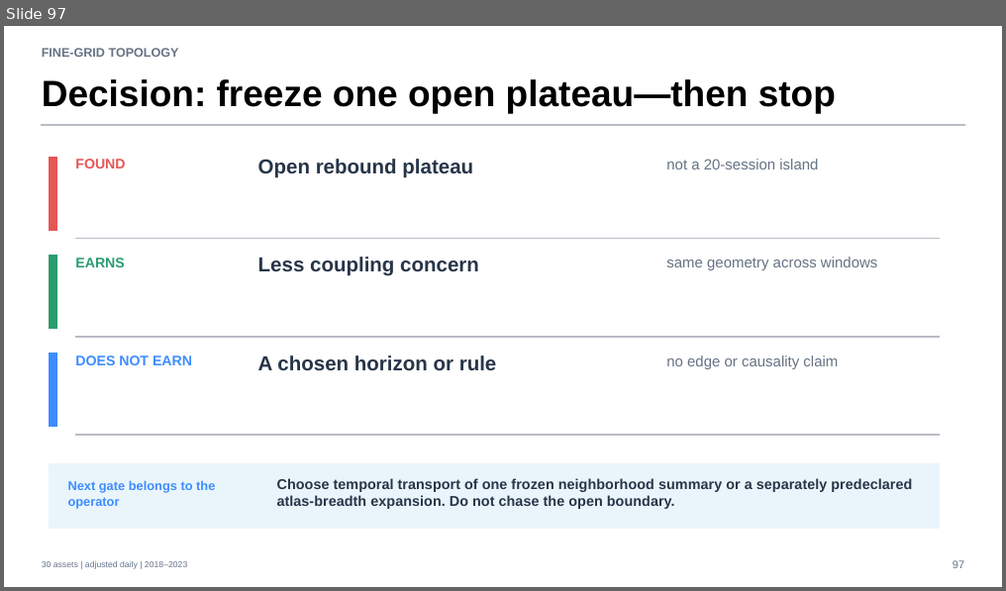
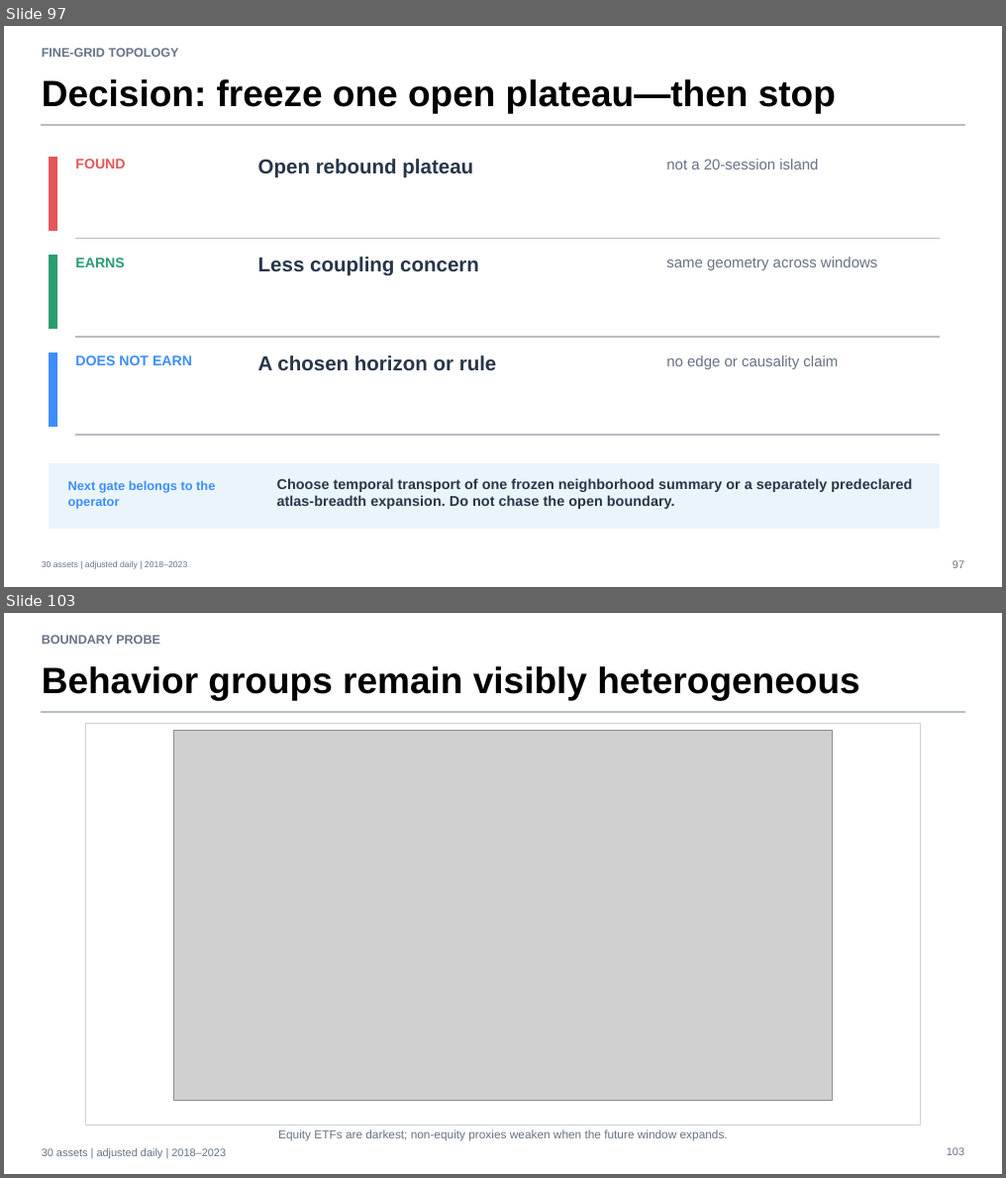
Before and after one commit to Francisc0Franc0/Time-Series-Modeling-Gen5, a slide deck: operator_hypothesis_lab/presentations/tsla_descriptive_microscope_evidence.pptx. Shown one above the other, each under a label of ours: slide 97 before the commit, slides 97 and 103 after it; the slides between them are not shown. The pictures are 1006x591 and 1006x1178 pixels, drawn with LibreOffice and Linux fonts; fonts in the diff are those of the drawing; grey boxes stand for pictures. Boxes give left, top, right and bottom in pixels: in the first picture for what was removed or moved away, otherwise in the second. Text is boxed around its words. In the diff, an @@ line names an element or a change of style, - is before the commit and + after.

Commit message:
Probe loss-rebound boundary through 100 sessions

```diff
--- a/operator_hypothesis_lab/presentations/tsla_descriptive_microscope_evidence.pptx
+++ b/operator_hypothesis_lab/presentations/tsla_descriptive_microscope_evidence.pptx
@@ slide 103 added at <box>4,613,1002,1174</box>, background #FFFFFF @@
@@ text added at <box>42,635,160,644</box>, 12 pt, text #667384, bold @@
+BOUNDARY PROBE
@@ text added at <box>42,666,859,700</box>, 35.2 pt, text #000000, bold @@
+Behavior groups remain visibly heterogeneous
@@ rectangle added at <box>42,711,964,713</box>, fill #B8BCC4, outline #B8BCC4 0 pt @@
@@ rectangle added at <box>85,724,921,1125</box>, fill #FFFFFF, outline #CDD3DA 0.75 pt @@
@@ picture added at <box>174,730,833,1100</box> @@
@@ text added at <box>278,1130,728,1142</box>, 11.2 pt, text #667384 @@
+Equity ETFs are darkest; non-equity proxies weaken when the future window expands.
@@ text added at <box>42,1149,226,1158</box>, 10.5 pt, text #667384 @@
+30 assets | adjusted daily | 2018–2023
@@ text added at <box>946,1148,964,1156</box>, 10.5 pt, text #667384 @@
+103
```
Also in this commit, not shown: 7 other slides added, 6 other files.
